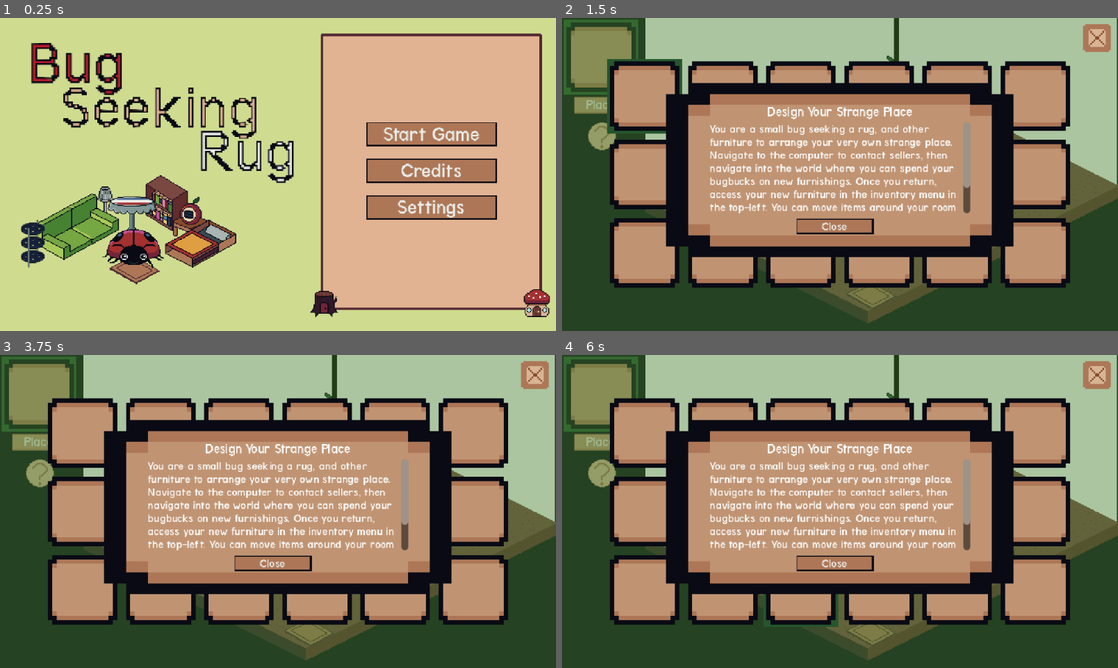
Above: before the commit, frames 1-4 (two rows, left to right).
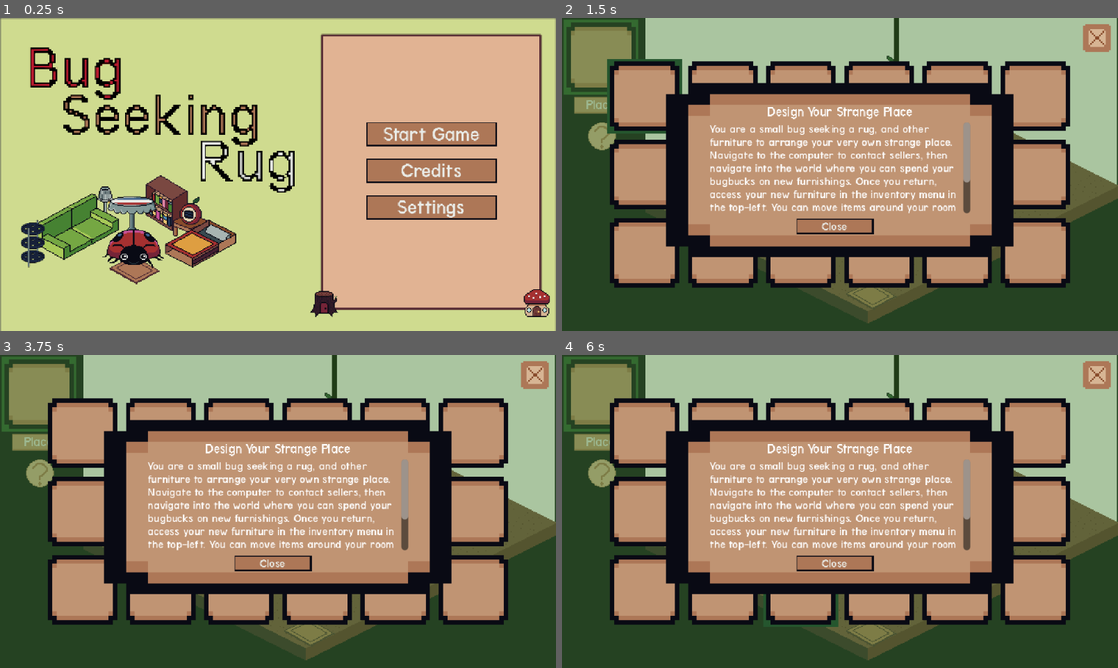
Above: after the commit, the same moments.

Repository: colejparker/brackeysgamejam2026_1
Game: Godot game, scene res://src/game.tscn
Same seed, same stepped clock (60 frames per second), same inputs: the game is played once before the commit and once after it.
Inputs (mouse positions are in pixels of both pictures, inside the frame that each line leads up to):
- Up to frame 1 (0.25 s): no input
- Up to frame 2 (1.5 s): click "Start Game" at 0.5 s; click (600, 55) at 1.25 s
- Up to frame 3 (3.75 s): click "Place" at 2 s; click (38, 473) at 2.75 s; tap Enter at 3.5 s; move the mouse to (400, 495) at 3.52 s; hold Right (moveRight) from 3.53 s (still down); tap R (rotate) at 3.6 s; click (400, 495) at 3.67 s
- Up to frame 4 (6 s): tap Space at 4.25, 5.75 s; move the mouse to (728, 527) at 4.27 s; release Right (moveRight) at 4.28 s; hold Down (moveDown) 4.28-5.03 s; tap R (rotate) at 4.35, 5.3 s; tap Enter at 5 s; move the mouse to (895, 442) at 5.02 s; hold Right (moveRight) 5.03-5.78 s; hold Shift (snapToGrid) 5.03-5.78 s; move the mouse to (812, 574) at 5.77 s; hold Up (moveUp) from 5.78 s (still down); tap Q (stash) at 5.85 s; click (812, 574) at 5.92 s

The runs differ from the first frame. In frame 1, 6.7% of the frame differs, in the area x 0-100%, y 0-100%; in frame 2, less than 0.1%; in frame 3, less than 0.1%; in frame 4, less than 0.1%.

Commit message:
Small Tweaks

Diff:
--- a/brackeysgamejam-2026-1/src/bugger/obstacles/enemy_bird.tscn
+++ b/brackeysgamejam-2026-1/src/bugger/obstacles/enemy_bird.tscn
@@ -15,6 +15,7 @@
 speed = 12.0
 
 [node name="Sprite2D" type="Sprite2D" parent="." unique_id=523284118]
+modulate = Color(1, 1, 1, 0.8235294)
 scale = Vector2(4, 4)
 texture = ExtResource("2_f06gs")
 
--- a/brackeysgamejam-2026-1/src/design/world/design_world.tscn
+++ b/brackeysgamejam-2026-1/src/design/world/design_world.tscn
@@ -158,6 +158,5 @@
 columns = 6
 
 [node name="PopUp Menu" parent="." unique_id=1863548252 instance=ExtResource("10_gaaai")]
-visible = false
 title_text = "Design Your Strange Place"
-body_text = "You are a small bug seeking a rug, and other fu …(272 unchanged characters)… tems around your room by dragging them, and rotate them with the R key. Right-clicking inside your inventory will delete the item forever."
+body_text = "You are a small bug seeking a rug, and other fu …(272 unchanged characters)… tems around your room by dragging them, put them away into your inventpry with the Q key and rotate them with the R key. Right-clicking inside your inventory will delete the item forever."
Binary file added: brackeysgamejam-2026-1/assets/ui_cole/cover.png
Not shown, added: brackeysgamejam-2026-1/assets/ui_cole/cover.png.import
Binary file changed: brackeysgamejam-2026-1/assets/ui_cole/title.png
Not shown, changed: brackeysgamejam-2026-1/assets/ui_cole/cover.xcf
Not shown, changed: brackeysgamejam-2026-1/assets/ui_cole/title.xcf
